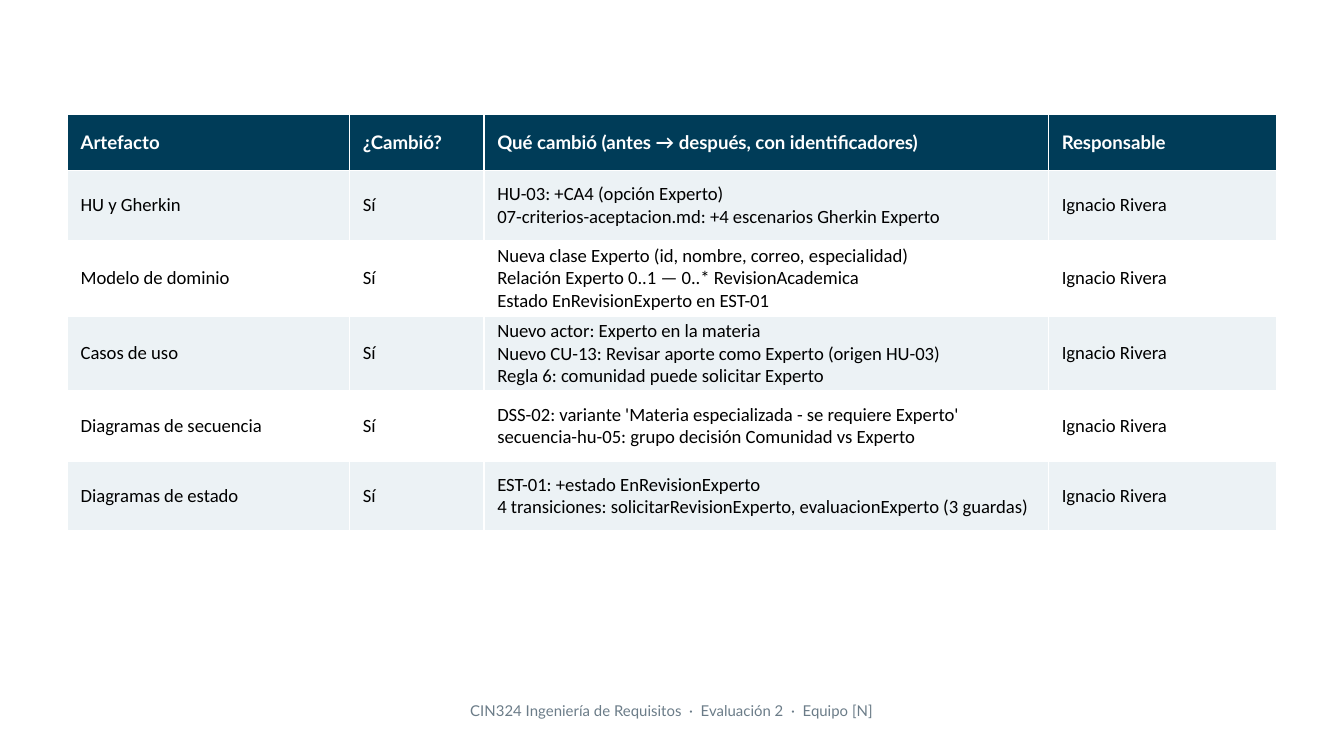
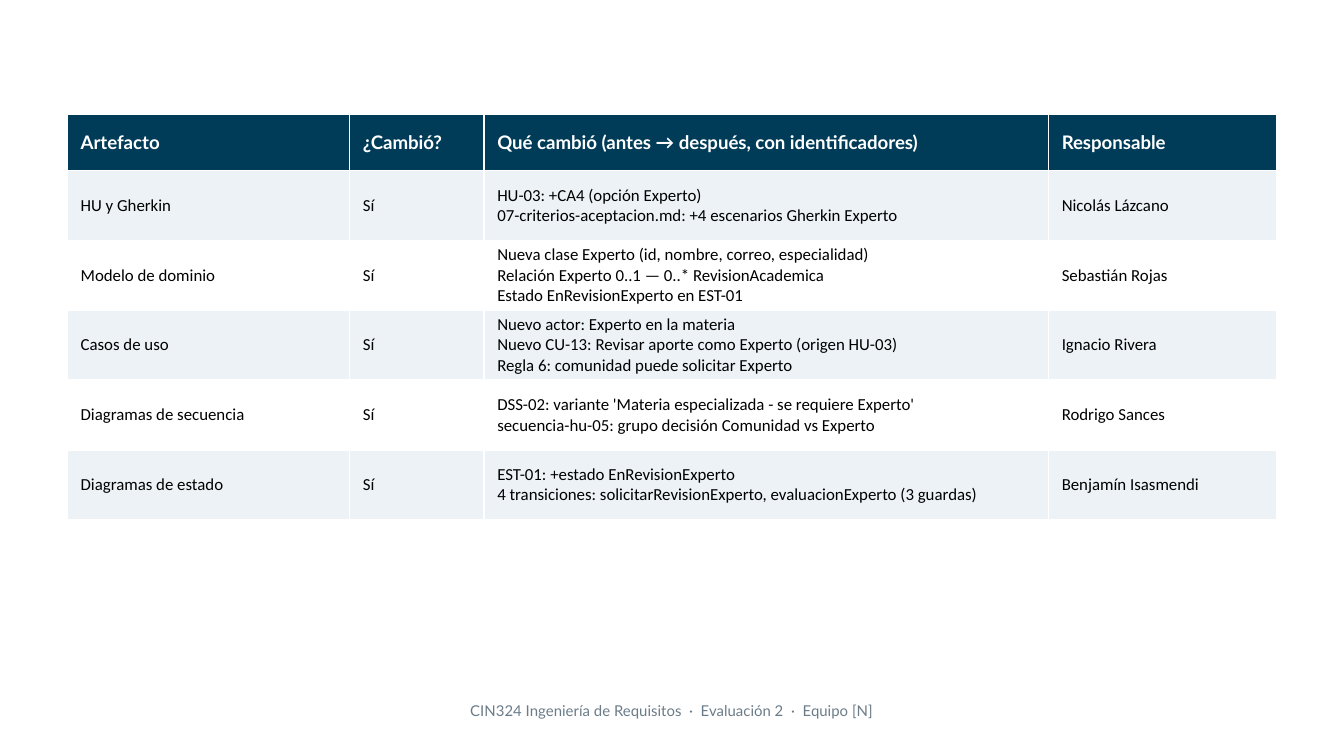
Before and after one commit to mapacheCorps/entrega, a slide deck: slide 4 of eval2/Presentacion_Evaluacion2_mapacheCorps.pptx. Drawn at 1344x756 pixels with LibreOffice and Linux fonts; fonts in the diff are those of the drawing; background and template pictures are left out. Boxes give left, top, right and bottom in pixels: in the first picture for what was removed or moved away, otherwise in the second. Text is boxed around its words. In the diff, an @@ line names an element or a change of style, - is before the commit and + after.

```diff
--- a/eval2/Presentacion_Evaluacion2_mapacheCorps.pptx
+++ b/eval2/Presentacion_Evaluacion2_mapacheCorps.pptx
@@ table at [67, 114, 1277, 520] @@
-row 2, column 4: Ignacio Rivera
+row 2, column 4: Nicolás Lázcano
-row 3, column 4: Ignacio Rivera
+row 3, column 4: Sebastián Rojas
-row 5, column 4: Ignacio Rivera
+row 5, column 4: Rodrigo Sances
-row 6, column 4: Ignacio Rivera
+row 6, column 4: Benjamín Isasmendi
@@ size 10 to 9 pt in "HU y Gherkin", "Sí", "HU-03: +CA4 (opción Experto)", "07-criterios-aceptacion.md: +4 escenarios Gherkin Experto" and 19 more places @@
```
Also in this commit, not shown: 14 other slides changed, 3 other files.
